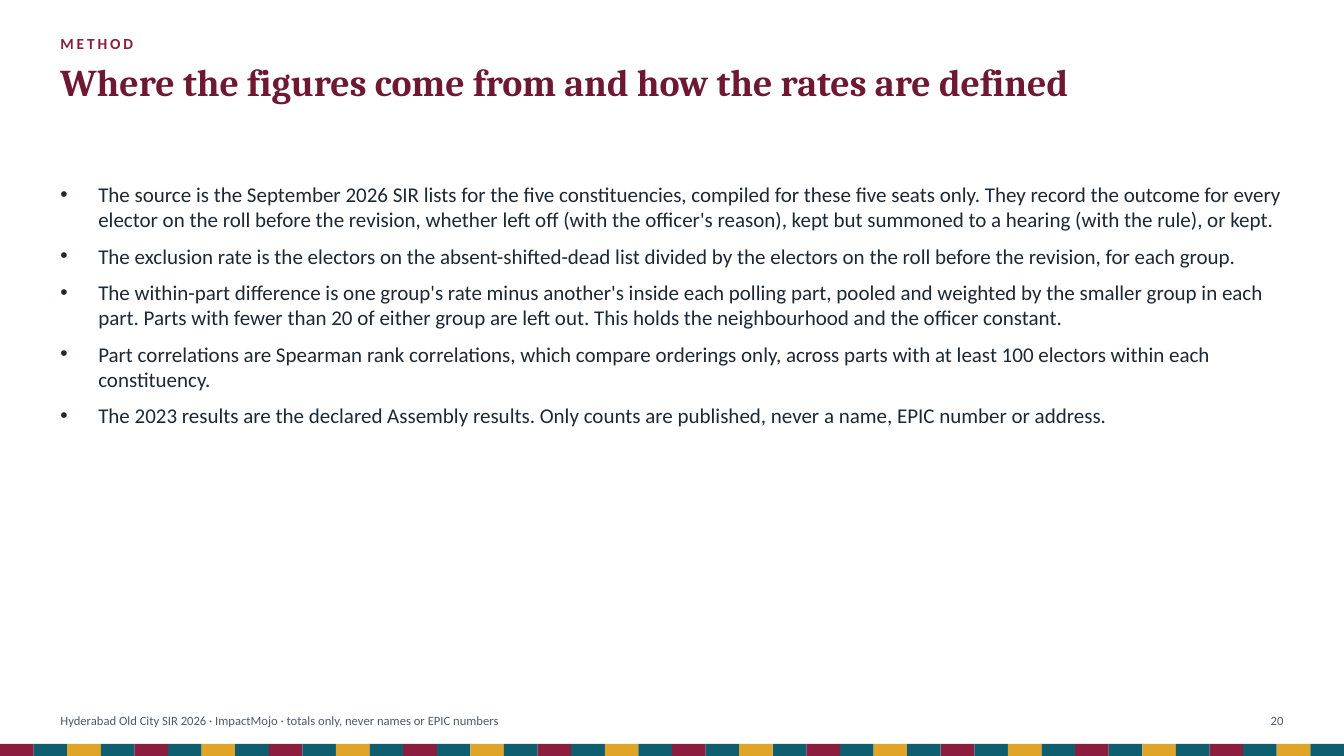
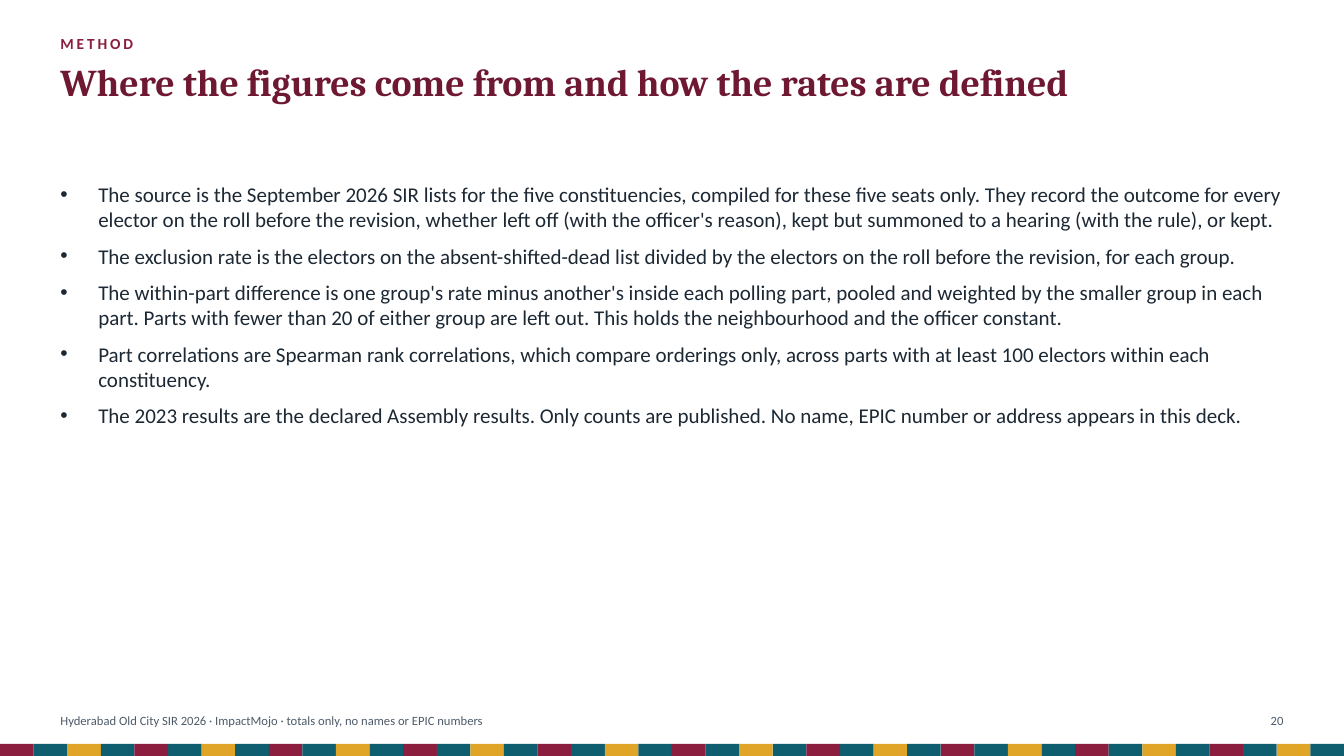
Before and after one commit to Varnasr/INDIA-DATA, a slide deck: slide 20 of reports/hyderabad-old-city-sir-2026-deck.pptx. Drawn at 1344x756 pixels with LibreOffice and Linux fonts; fonts in the diff are those of the drawing. Boxes give left, top, right and bottom in pixels: in the first picture for what was removed or moved away, otherwise in the second. Text is boxed around its words. In the diff, an @@ line names an element or a change of style, - is before the commit and + after.

```diff
--- a/reports/hyderabad-old-city-sir-2026-deck.pptx
+++ b/reports/hyderabad-old-city-sir-2026-deck.pptx
@@ text at <box>98,408,1241,427</box>: text changed @@
-• The 2023 results are the declared Assembly results. Only counts are published, never a name, EPIC number or address.
+• The 2023 results are the declared Assembly results. Only counts are published. No name, EPIC number or address appears in this deck.
@@ text at <box>60,716,482,727</box>: text changed @@
-Hyderabad Old City SIR 2026 · ImpactMojo · totals only, never names or EPIC numbers
+Hyderabad Old City SIR 2026 · ImpactMojo · totals only, no names or EPIC numbers
```
Also in this commit, not shown: 17 other slides changed, 35 other files.
